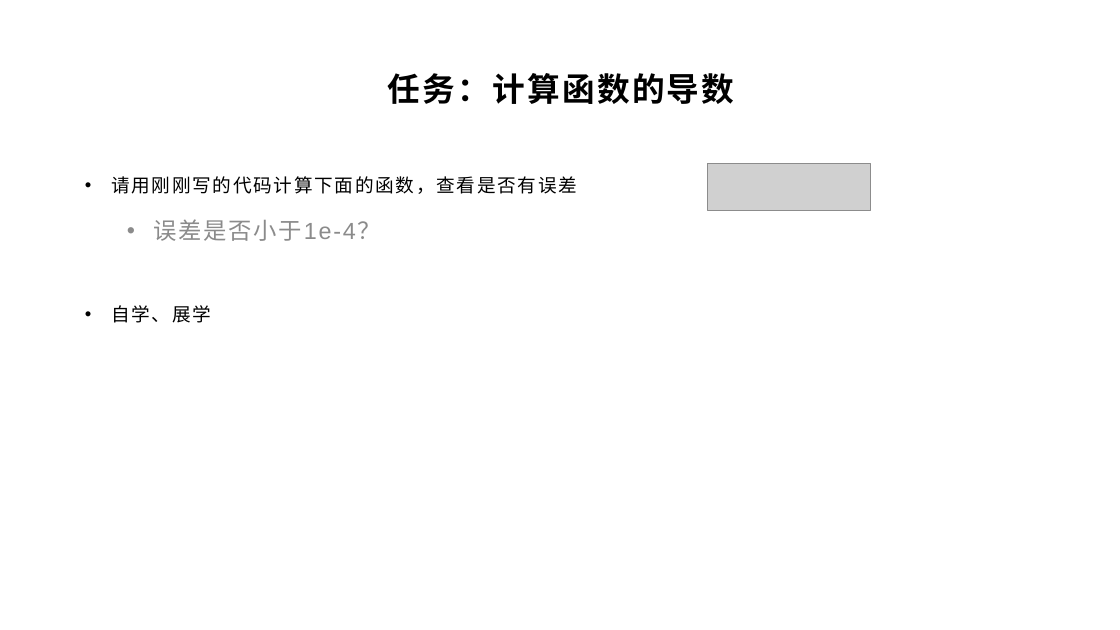
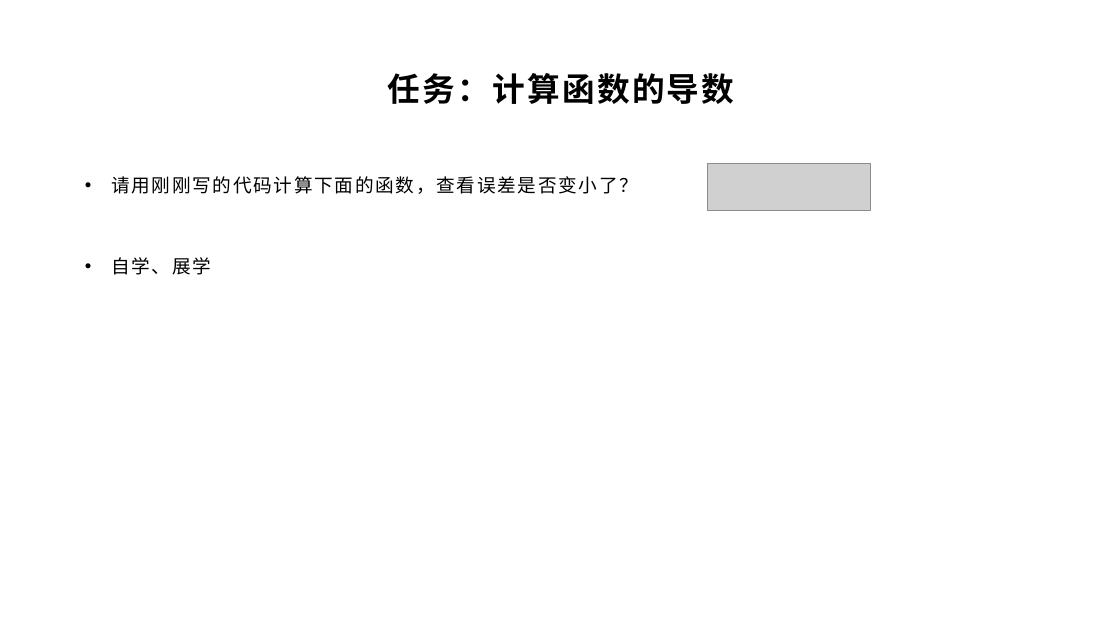
Before and after one commit to yyc-git/DeepLearningEdu, a slide deck: slide 11 of lessons/4_gradient_check/ppt/全连接层的梯度检查.pptx. Drawn at 1120x630 pixels with LibreOffice and Linux fonts; fonts in the diff are those of the drawing; grey boxes stand for pictures; background and template pictures are left out. Boxes give left, top, right and bottom in pixels: in the first picture for what was removed or moved away, otherwise in the second. Text is boxed around its words. In the diff, an @@ line names an element or a change of style, - is before the commit and + after.

```diff
--- a/lessons/4_gradient_check/ppt/全连接层的梯度检查.pptx
+++ b/lessons/4_gradient_check/ppt/全连接层的梯度检查.pptx
@@ text at bbox=[111, 176, 638, 194]: text changed @@
-• 请用刚刚写的代码计算下面的函数，查看是否有误差
-  • 误差是否小于1e-4？
+• 请用刚刚写的代码计算下面的函数，查看误差是否变小了？
```
Also in this commit, not shown: 5 other slides changed.
